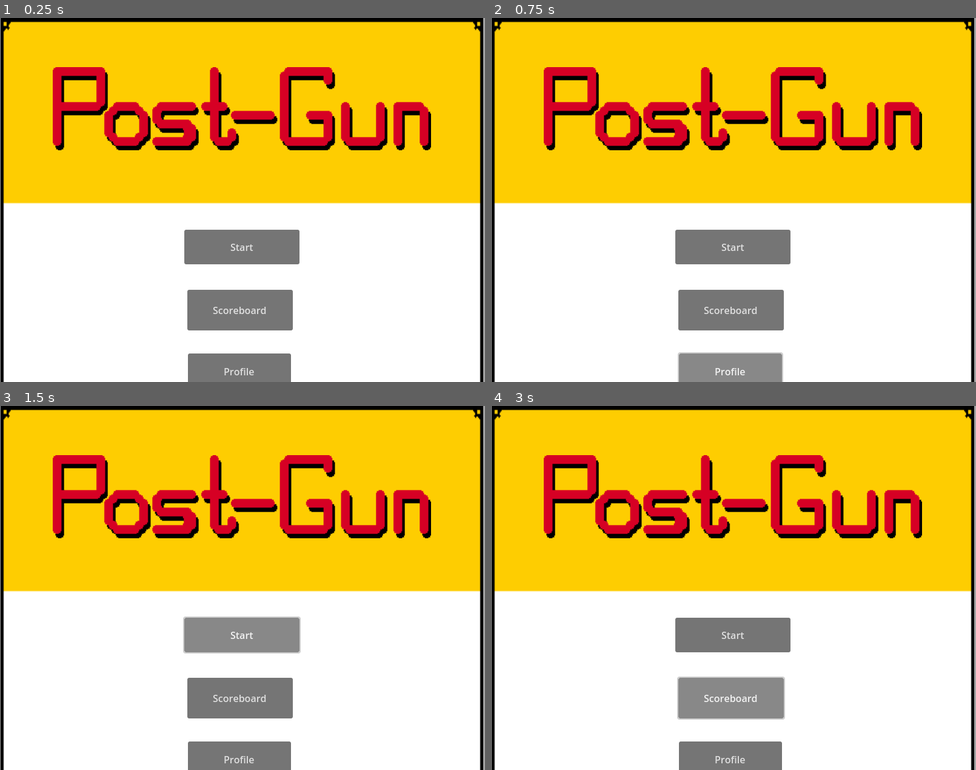
Above: before the commit, frames 1-4 (two rows, left to right).
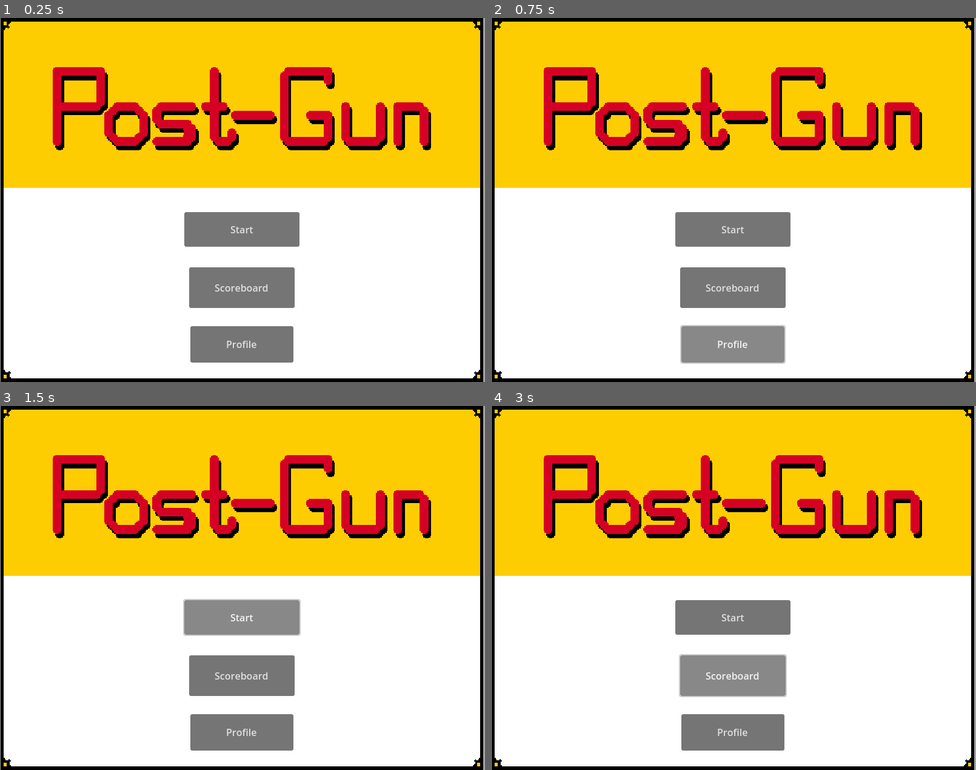
Above: after the commit, the same moments.

Repository: Naronco/ScoreJam2022
Game: Godot game, scene res://Menu/Menu.tscn
Two runs of this game, one before a commit and one after it. Both use one fixed random seed, a clock stepped at 60 frames per second and the inputs below. This scene is started directly instead of the project's main scene.
Inputs:
- Up to frame 1 (0.25 s): no input
- Up to frame 2 (0.75 s): click "Profile" at 0.5 s
- Up to frame 3 (1.5 s): click "Start" at 1.25 s
- Up to frame 4 (3 s): click "Start" at 2 s; click "Scoreboard" at 2.75 s

The runs differ from the first frame. In frame 1, 14% of the frame differs, in the area x 0-100%, y 1-100%; in frame 2, 14%; in frame 3, 14%; in frame 4, 14%.

Commit message:
Completed Menu Design

Diff:
--- a/Menu/Menu.tscn
+++ b/Menu/Menu.tscn
@@ -14,9 +14,10 @@
 grow_vertical = 2
 
 [node name="NinePatchRect" type="NinePatchRect" parent="."]
+texture_filter = 1
 layout_mode = 0
 offset_right = 796.0
-offset_bottom = 654.0
+offset_bottom = 600.0
 texture = ExtResource("1_4fxe8")
 
 [node name="TextureRect" type="TextureRect" parent="NinePatchRect"]
@@ -39,9 +40,9 @@
 anchor_right = 0.5
 anchor_bottom = 0.5
 offset_left = -95.0
-offset_top = 21.5
+offset_top = 19.5
 offset_right = 95.0
-offset_bottom = 78.5
+offset_bottom = 76.5
 grow_horizontal = 2
 grow_vertical = 2
 text = "Start"
@@ -53,25 +54,25 @@
 anchor_top = 0.5
 anchor_right = 0.5
 anchor_bottom = 0.5
-offset_left = -90.0
-offset_top = 121.0
-offset_right = 84.0
-offset_bottom = 188.0
+offset_left = -87.0
+offset_top = 110.5
+offset_right = 87.0
+offset_bottom = 177.5
 grow_horizontal = 2
 grow_vertical = 2
 text = "Scoreboard"
 
 [node name="Profile" type="Button" parent="NinePatchRect"]
 layout_mode = 1
-anchors_preset = 8
+anchors_preset = 7
 anchor_left = 0.5
-anchor_top = 0.5
+anchor_top = 1.0
 anchor_right = 0.5
-anchor_bottom = 0.5
-offset_left = -89.0
-offset_top = 226.0
-offset_right = 81.0
-offset_bottom = 286.0
+anchor_bottom = 1.0
+offset_left = -85.0
+offset_top = -92.0
+offset_right = 85.0
+offset_bottom = -32.0
 grow_horizontal = 2
-grow_vertical = 2
+grow_vertical = 0
 text = "Profile"
--- a/Menu/Name.tscn
+++ b/Menu/Name.tscn
@@ -14,9 +14,18 @@
 
 [node name="BgName" type="NinePatchRect" parent="."]
 texture_filter = 1
-layout_mode = 0
-offset_right = 543.0
-offset_bottom = 385.0
+layout_mode = 1
+anchors_preset = 8
+anchor_left = 0.5
+anchor_top = 0.5
+anchor_right = 0.5
+anchor_bottom = 0.5
+offset_left = -163.5
+offset_top = -122.0
+offset_right = 163.5
+offset_bottom = 122.0
+grow_horizontal = 2
+grow_vertical = 2
 texture = ExtResource("1_u45ep")
 patch_margin_left = 8
 patch_margin_top = 8
@@ -50,11 +59,6 @@
 grow_horizontal = 2
 grow_vertical = 2
 
-[node name="SubmitName" type="Button" parent="BgName"]
-layout_mode = 0
-offset_right = 8.0
-offset_bottom = 8.0
-
 [node name="Button" type="Button" parent="BgName"]
 layout_mode = 1
 anchors_preset = 7
--- /dev/null
+++ b/Menu/Profile.tscn
@@ -0,0 +1,83 @@
+[gd_scene load_steps=2 format=3 uid="uid://ctinrvrsy0r3j"]
+
+[ext_resource type="Texture2D" uid="uid://b8fvd1kce6b7c" path="res://Menu/bglogin.png" id="1_pv436"]
+
+[node name="Profile" type="Control"]
+layout_mode = 3
+anchors_preset = 15
+anchor_right = 1.0
+anchor_bottom = 1.0
+
+[node name="Profile" type="NinePatchRect" parent="."]
+texture_filter = 1
+layout_mode = 1
+anchors_preset = 8
+anchor_left = 0.5
+anchor_top = 0.5
+anchor_right = 0.5
+anchor_bottom = 0.5
+offset_left = -129.5
+offset_top = -168.0
+offset_right = 129.5
+offset_bottom = 168.0
+grow_horizontal = 2
+grow_vertical = 2
+texture = ExtResource("1_pv436")
+
+[node name="LoginLabel" type="Label" parent="Profile"]
+layout_mode = 1
+anchors_preset = 5
+anchor_left = 0.5
+anchor_right = 0.5
+offset_left = -21.0
+offset_top = 12.0
+offset_right = 21.0
+offset_bottom = 38.0
+grow_horizontal = 2
+text = "Login"
+
+[node name="LabelName" type="Label" parent="Profile/LoginLabel"]
+layout_mode = 0
+offset_left = -55.0
+offset_top = 78.0
+offset_right = 25.0
+offset_bottom = 104.0
+text = "Username"
+
+[node name="Name" type="LineEdit" parent="Profile/LoginLabel/LabelName"]
+layout_mode = 0
+offset_top = 27.0
+offset_right = 162.0
+offset_bottom = 58.0
+
+[node name="LabelPass" type="Label" parent="Profile/LoginLabel"]
+layout_mode = 0
+offset_left = -53.0
+offset_top = 156.0
+offset_right = 22.0
+offset_bottom = 182.0
+text = "Password"
+
+[node name="Password" type="LineEdit" parent="Profile/LoginLabel/LabelPass"]
+layout_mode = 0
+offset_left = 1.0
+offset_top = 27.0
+offset_right = 163.0
+offset_bottom = 58.0
+secret = true
+
+[node name="Login" type="Button" parent="Profile/LoginLabel"]
+layout_mode = 0
+offset_left = -52.0
+offset_top = 237.0
+offset_right = -2.0
+offset_bottom = 268.0
+text = "Login"
+
+[node name="Register" type="Button" parent="Profile/LoginLabel"]
+layout_mode = 0
+offset_left = 38.0
+offset_top = 237.0
+offset_right = 110.0
+offset_bottom = 268.0
+text = "Register"
